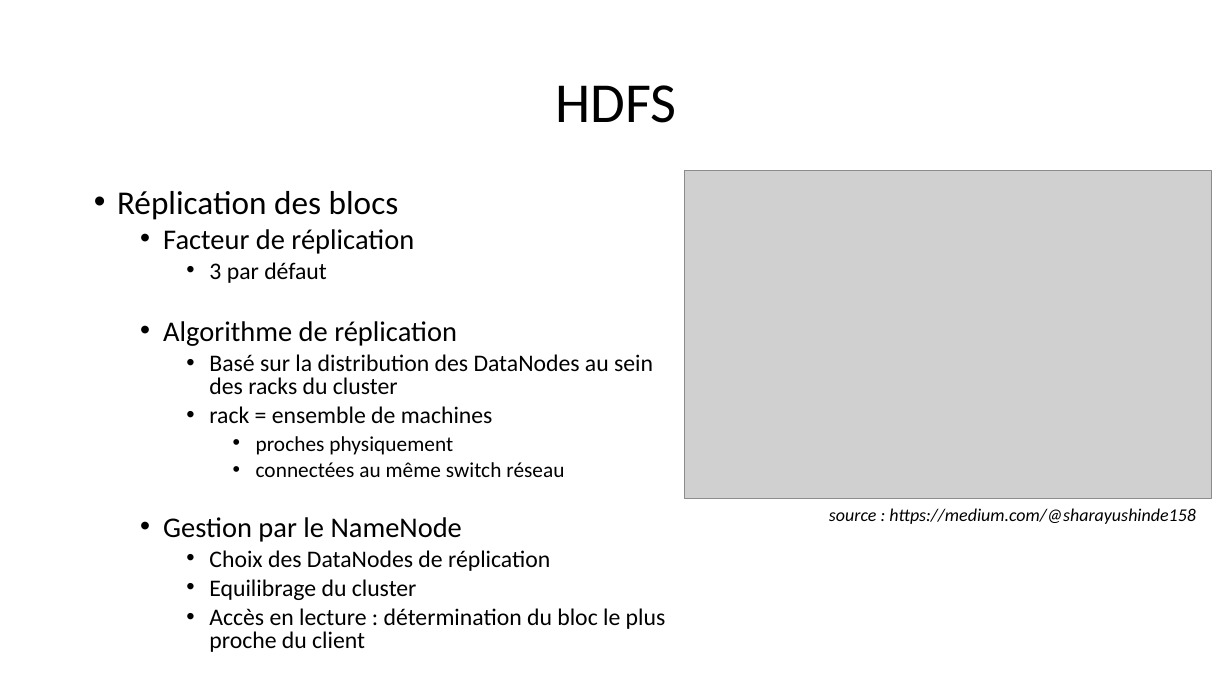
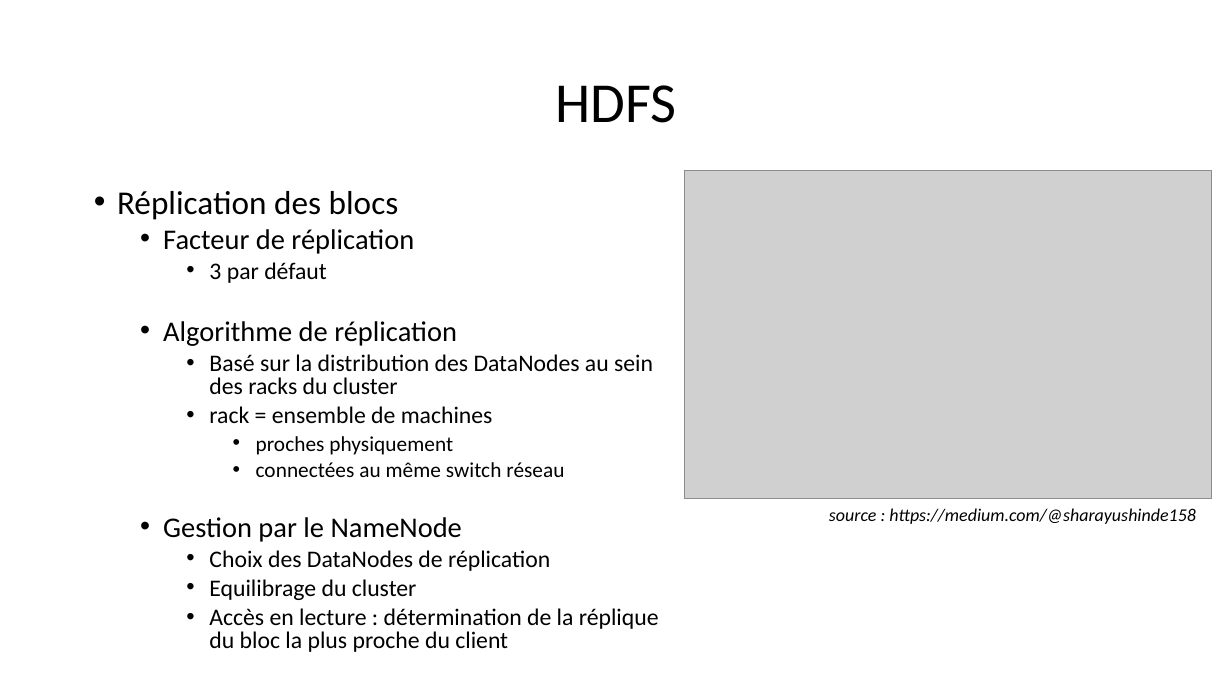
Before and after one commit to rtavenar/m2-big_data, a slide deck: slide 6 of slides/Hadoop.pptx. Drawn at 1232x693 pixels with LibreOffice and Linux fonts; fonts in the diff are those of the drawing; grey boxes stand for pictures. Boxes give left, top, right and bottom in pixels: in the first picture for what was removed or moved away, otherwise in the second. Text is boxed around its words. In the diff, an @@ line names an element or a change of style, - is before the commit and + after.

```diff
--- a/slides/Hadoop.pptx
+++ b/slides/Hadoop.pptx
@@ text at (209, 608, 659, 652): text changed @@
-    • Accès en lecture : détermination du bloc le plus proche du client
+    • Accès en lecture : détermination de la réplique du bloc la plus proche du client
```
Also in this commit, not shown: 3 other slides changed, 3 other files.
